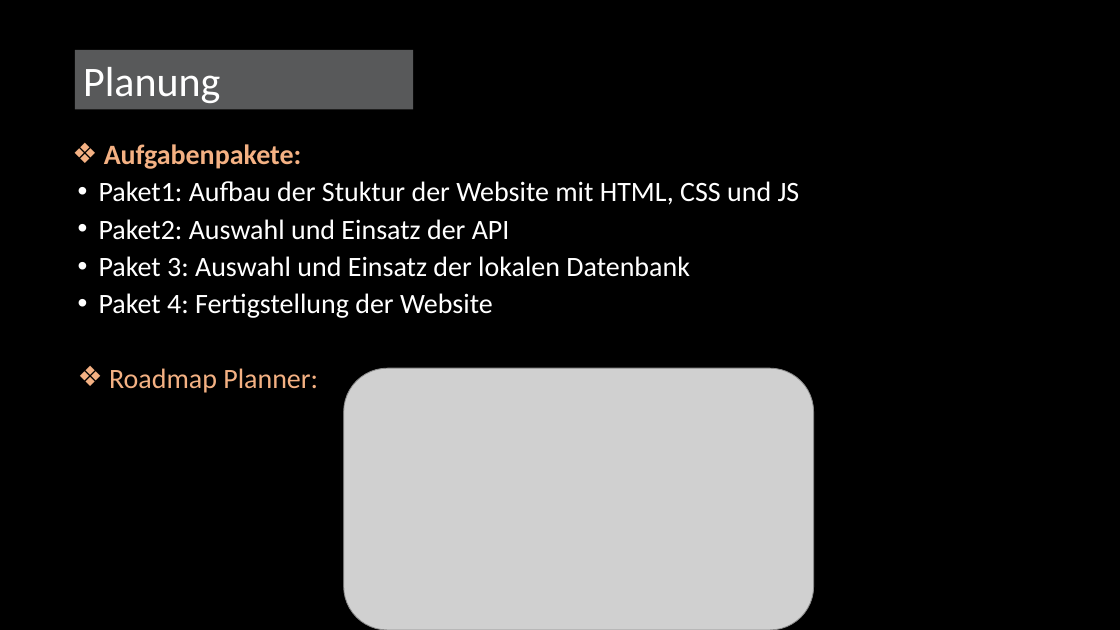
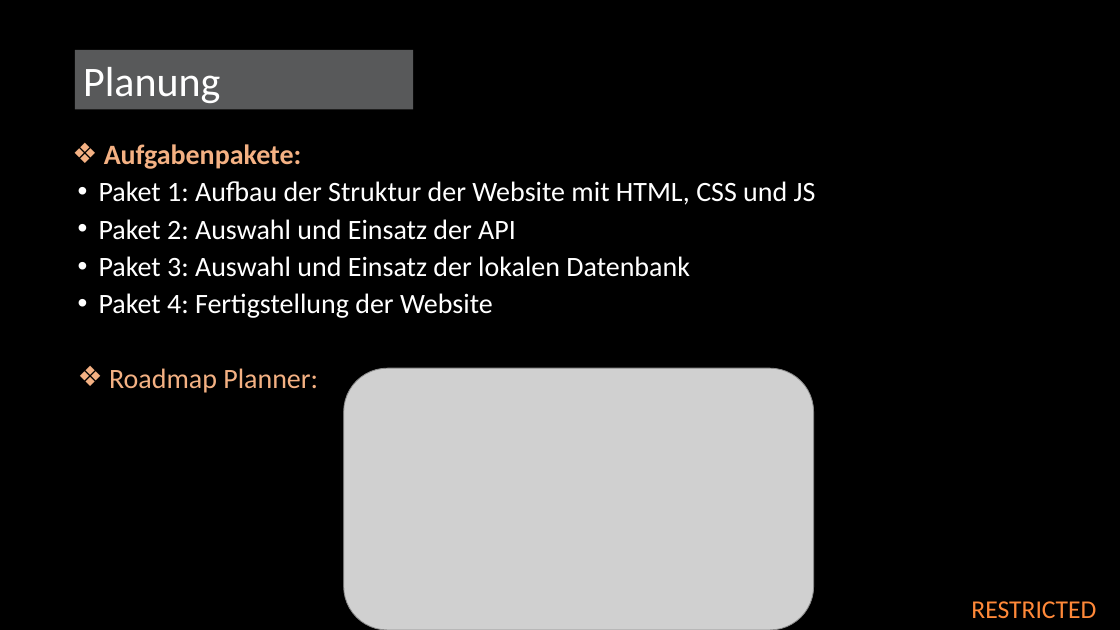
Before and after one commit to baechlja/Restaurant_API_website, a slide deck: slide 5 of documentation/WebProject09112021.pptx. Drawn at 1120x630 pixels with LibreOffice and Linux fonts; fonts in the diff are those of the drawing; grey boxes stand for pictures; background and template pictures are left out. Boxes give left, top, right and bottom in pixels: in the first picture for what was removed or moved away, otherwise in the second. Text is boxed around its words. In the diff, an @@ line names an element or a change of style, - is before the commit and + after.

```diff
--- a/documentation/WebProject09112021.pptx
+++ b/documentation/WebProject09112021.pptx
@@ text at box(99, 181, 816, 240): text changed @@
-• Paket1: Aufbau der Stuktur der Website mit HTML, CSS und JS
-• Paket2: Auswahl und Einsatz der API
+• Paket 1: Aufbau der Struktur der Website mit HTML, CSS und JS
+• Paket 2: Auswahl und Einsatz der API
@@ text added at box(971, 601, 1096, 618), 22 pt, text #FF8939 @@
+RESTRICTED
```
Also in this commit, not shown: 9 other slides changed.
